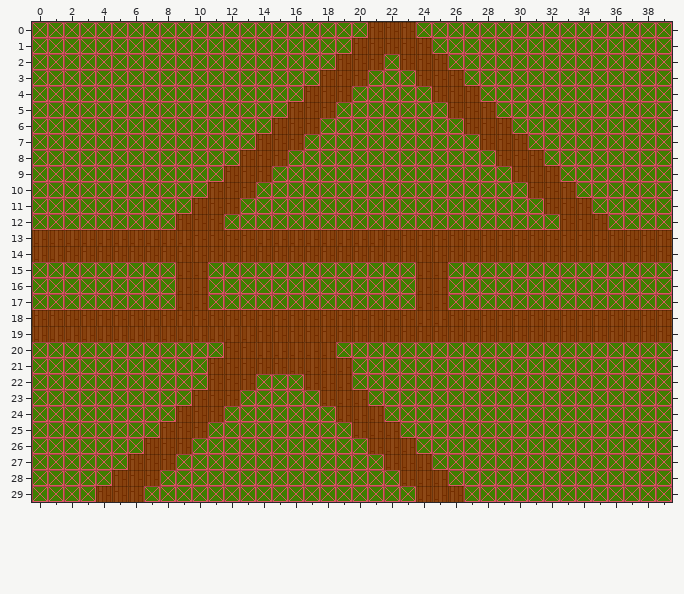
Tiled map: assets/Bus.tmx. Above: the version before the commit.
Cells are 16x16 px. Shown: x 0..39, y 0..29.
After the commit:
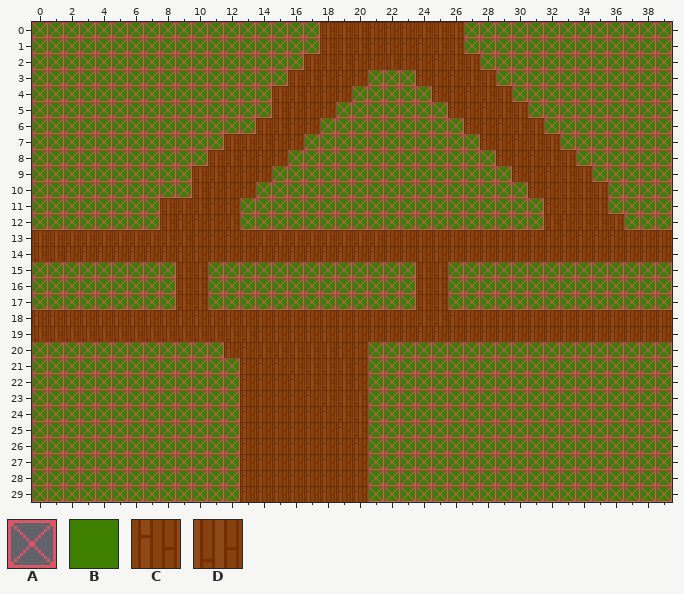
Key: from "collisionBox": A 0; from "exitBox": B 22; from "library_tileset": C 752, D 753.
_ is an empty cell.
Change:
Layer "Tile Layer 1":
The author changed tile C to tile B in rows 21 to 22 at x 11 to 12; in row 23 at x 10 to 12; in row 24 at x 9 to 11; in row 25 at x 8 to 10; in row 26 at x 7 to 9; in row 27 at x 6 to 8.
The author changed tile C to tile B in row 28 at x 5 to 7; in row 29 at x 4 to 6 and 26.
The author changed tile D to tile B in row 24 at x 21; in row 25 at x 21 to 22; in row 26 at x 21 to 23; in row 27 at x 22 to 24; in row 28 at x 23 to 25; in row 29 at x 24 to 25.
The author changed tile B to tile C in row 20 at x 19 to 20; in row 21 at x 20; in row 22 at x 14 to 16 and 20; in row 23 at x 13 to 17; in row 24 at x 13 to 18; in row 25 at x 13 to 19.
The author changed tile B to tile C in rows 26 to 29 at x 13 to 20.
The author changed tile B to tile D in row 0 at x 18 to 20 and 24 to 26; in row 1 at x 18 to 19 and 25 to 26; in row 2 at x 17 to 18, 22 and 26 to 27; in row 3 at x 16 to 17 and 27 to 28; in row 4 at x 15 to 16 and 28 to 29; in row 5 at x 15 and 29 to 30.
The author changed tile B to tile D in row 6 at x 14 and 30 to 31; in row 7 at x 12 to 13 and 31 to 32; in row 8 at x 11 to 12 and 32 to 33; in row 9 at x 10 to 11 and 33 to 34; in row 10 at x 10 and 34 to 35; in row 11 at x 8 to 9 and 35.
The author changed tile B to tile D in row 12 at x 8, 12, 32 and 36.
Layer "collision":
Tile A now appears in rows 21 to 22 at x 11 to 12; in row 23 at x 10 to 12; in row 24 at x 9 to 11 and 21; in row 25 at x 8 to 10 and 21 to 22; in row 26 at x 7 to 9 and 21 to 23; in row 27 at x 6 to 8 and 22 to 24.
Tile A now appears in row 28 at x 5 to 7 and 23 to 25; in row 29 at x 4 to 6 and 24 to 26.
The author cleared tile A in row 0 at x 18 to 20 and 24 to 26; in row 1 at x 18 to 19 and 25 to 26; in row 2 at x 17 to 18, 22 and 26 to 27; in row 3 at x 16 to 17 and 27 to 28; in row 4 at x 15 to 16 and 28 to 29; in row 5 at x 15 and 29 to 30.
The author cleared tile A in row 6 at x 14 and 30 to 31; in row 7 at x 12 to 13 and 31 to 32; in row 8 at x 11 to 12 and 32 to 33; in row 9 at x 10 to 11 and 33 to 34; in row 10 at x 10 and 34 to 35; in row 11 at x 8 to 9 and 35.
The author cleared tile A in row 12 at x 8, 12, 32 and 36; in row 20 at x 19 to 20; in row 21 at x 20; in row 22 at x 14 to 16 and 20; in row 23 at x 13 to 17; in row 24 at x 13 to 18.
The author cleared tile A in row 25 at x 13 to 19; in rows 26 to 29 at x 13 to 20.
Changed places in both pictures, as pixel boxes (x1, y1, x2, y2):
changed: (160, 22, 368, 230)
changed: (416, 22, 624, 230)
changed: (384, 54, 400, 70)
changed: (96, 342, 464, 502)
